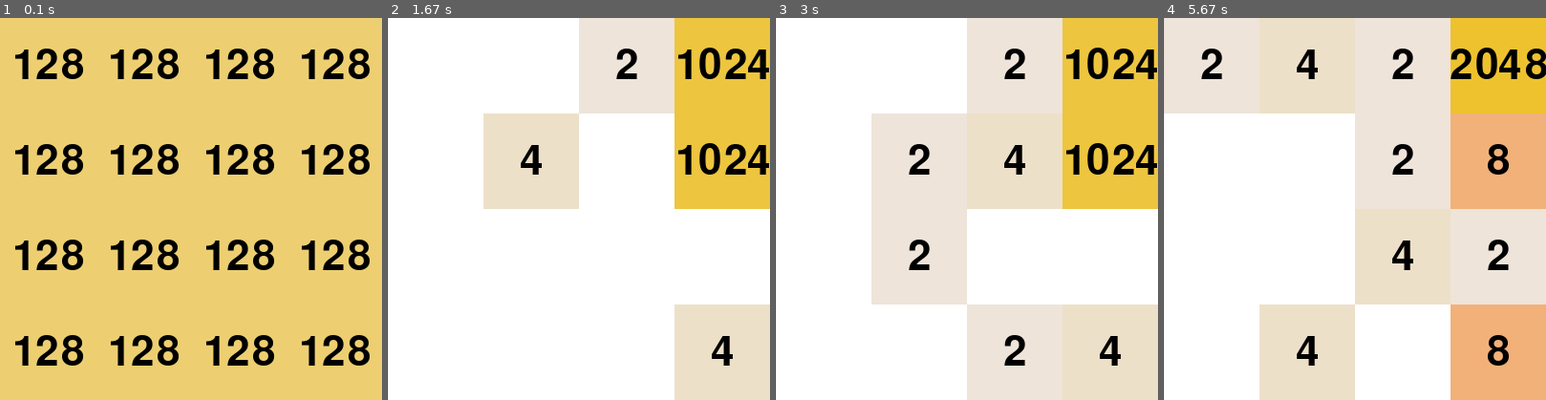
Above: before the commit, frames 1-4 (left to right).
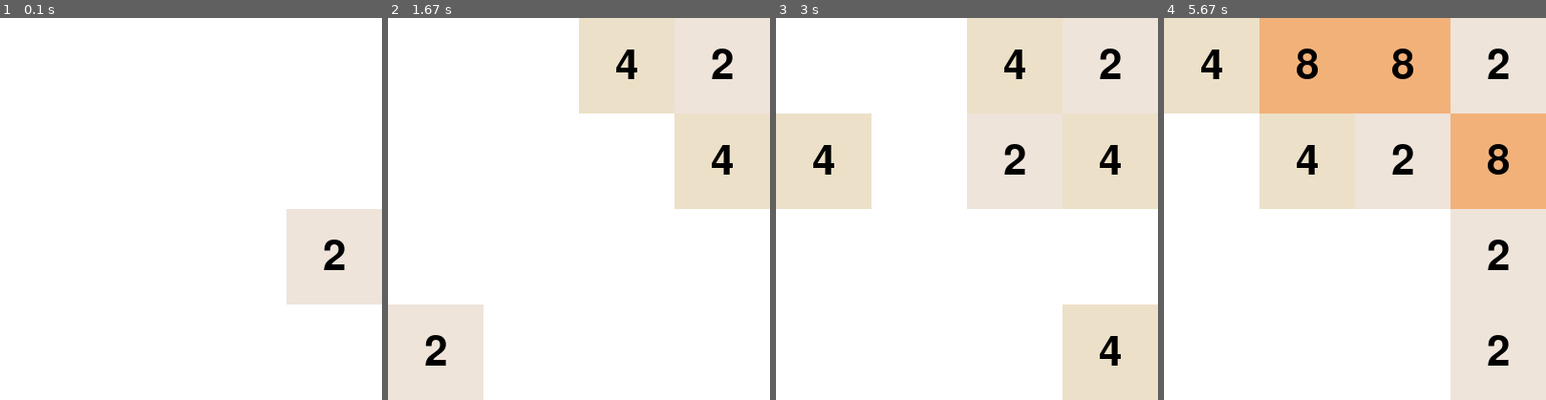
Above: after the commit, the same moments.

Repository: NigelVoid/ProjectPyGame
Game: pygame game, started from GAME4.py
Two runs of this game, one before a commit and one after it. Both use one fixed random seed, a clock stepped at 60 frames per second and the inputs below.
Inputs:
- Up to frame 1 (0.1 s): no input
- Up to frame 2 (1.67 s): hold Right 0.33-0.8 s; hold Up 0.83-1.13 s; hold Right 1.17-1.63 s
- Up to frame 3 (3 s): hold Right 1.67-2.2 s; hold Right 2.23-2.53 s; hold Right 2.57-2.97 s
- Up to frame 4 (5.67 s): hold Up 3-3.37 s; hold Right 3.4-4.03 s; hold Right 4.07-4.43 s; hold Right 4.47-4.93 s; hold Right 4.97-5.43 s; hold Right from 5.47 s (still down)

The runs differ from the first frame. In frame 1, 100% of the frame differs, in the area x 0-100%, y 0-100%; in frame 2, 31%; in frame 3, 38%; in frame 4, 44%.

Commit message:
Update GAME4.py

Diff:
--- a/GAME4.py
+++ b/GAME4.py
@@ -27,7 +27,7 @@
 
 GRID_SIZE = 4
 
-grid = [[128] * GRID_SIZE for _ in range(GRID_SIZE)]
+grid = [[0] * GRID_SIZE for _ in range(GRID_SIZE)]
 half_progress = False
 full_progress = False
 with open('2048.txt', mode='r', encoding='utf8') as f:
